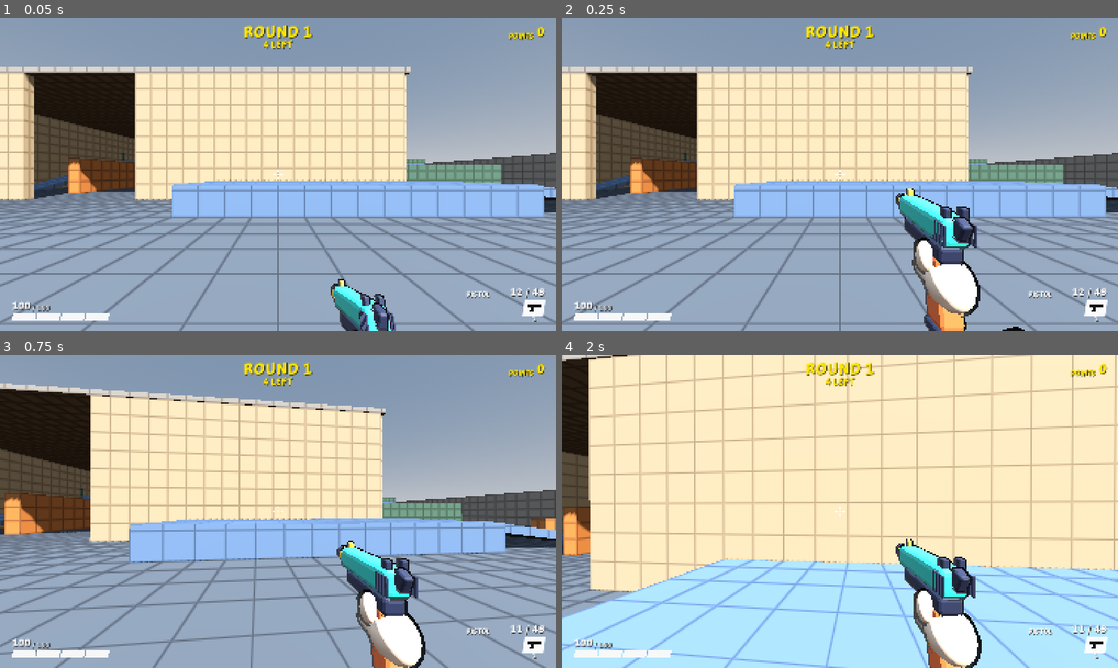
Above: before the commit, frames 1-4 (two rows, left to right).
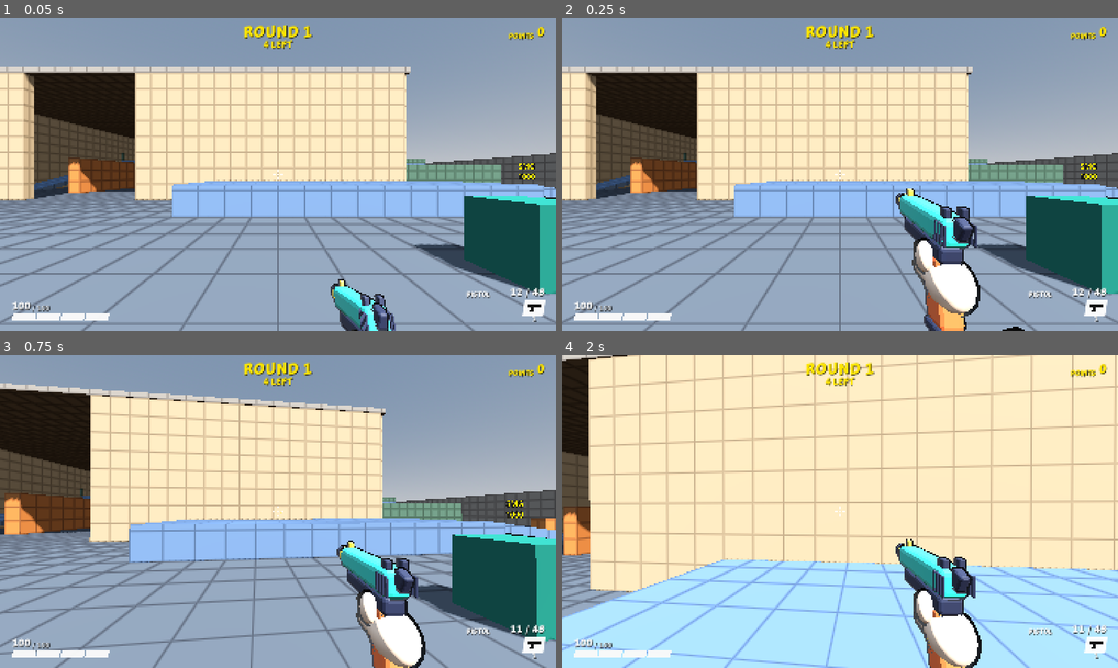
Above: after the commit, the same moments.

Repository: juanakajuan/zombie-survival-fps
Game: Godot game, scene res://levels/compound.tscn
Two runs of this game, one before a commit and one after it. Both use one fixed random seed, a clock stepped at 60 frames per second and the inputs below.
Inputs (mouse positions are in pixels of both pictures, inside the frame that each line leads up to):
- Up to frame 1 (0.05 s): no input
- Up to frame 2 (0.25 s): no input
- Up to frame 3 (0.75 s): tap Enter (restart) at 0.5 s; move the mouse to (305, 511) at 0.52 s; hold W (move_forward) from 0.53 s (still down); hold 1 (weapon_1) from 0.53 s (still down); click (305, 511) at 0.67 s
- Up to frame 4 (2 s): keep holding W (move_forward); tap Space (jump) at 0.77, 1.07, 1.52, 1.82 s; move the mouse to (812, 511) at 1.27 s; release 1 (weapon_1) at 1.28 s; right-click (812, 511) at 1.35 s; tap 1 (weapon_1) at 1.55 s

The runs differ from the first frame. In frame 1, 5.1% of the frame differs, in the area x 73-100%, y 46-89%; in frame 2, 5.1%; in frame 3, 6.1%, in the area x 75-100%, y 46-92%; in frame 4, nothing differs.

Commit message:
feat: sell the SMG and its ammo at a weapon buy station in both levels

Diff:
--- /dev/null
+++ b/economy/smg_item.tres
@@ -0,0 +1,11 @@
+[gd_resource type="Resource" script_class="WeaponItem" format=3]
+
+[ext_resource type="Script" path="res://economy/weapon_item.gd" id="1_item"]
+[ext_resource type="Resource" path="res://weapons/smg.tres" id="2_smg"]
+
+[resource]
+script = ExtResource("1_item")
+weapon = ExtResource("2_smg")
+ammo_cost = 300
+display_name = "SMG"
+cost = 1000
--- /dev/null
+++ b/economy/weapon_crate_material.tres
@@ -0,0 +1,4 @@
+[gd_resource type="StandardMaterial3D" format=3]
+
+[resource]
+albedo_color = Color(0.06, 0.42, 0.36, 1)
--- /dev/null
+++ b/economy/weapon_item.gd
@@ -0,0 +1,27 @@
+class_name WeaponItem
+extends BuyItem
+## Sells a weapon. Once the player holds it, the item sells that weapon's ammo instead.
+
+@export var weapon: WeaponData
+@export_range(0, 100000) var ammo_cost: int = 0
+
+
+func price(player: Player) -> int:
+	return cost if player.weapon_holding(weapon) == null else ammo_cost
+
+
+func label(player: Player) -> String:
+	return display_name if player.weapon_holding(weapon) == null else "%s AMMO" % weapon.display_name
+
+
+func can_apply(player: Player) -> bool:
+	var held := player.weapon_holding(weapon)
+	return held == null or held.reserve < weapon.max_reserve
+
+
+func apply(player: Player) -> void:
+	var held := player.weapon_holding(weapon)
+	if held == null:
+		player.give_weapon(weapon)
+	else:
+		held.refill_reserve()
--- a/levels/compound.tscn
+++ b/levels/compound.tscn
@@ -8,6 +8,8 @@
 [ext_resource type="Script" path="res://levels/level.gd" id="7_level"]
 [ext_resource type="PackedScene" path="res://game_over/game_over.tscn" id="8_game_over"]
 [ext_resource type="PackedScene" path="res://economy/buy_station.tscn" id="9_station"]
+[ext_resource type="Resource" path="res://economy/smg_item.tres" id="10_smg_item"]
+[ext_resource type="Material" path="res://economy/weapon_crate_material.tres" id="11_weapon_crate"]
 
 [sub_resource type="NavigationMesh" id="navigation_mesh"]
 geometry_parsed_geometry_type = 1
@@ -477,3 +479,10 @@
 
 [node name="AmmoStation" parent="." instance=ExtResource("9_station")]
 position = Vector3(8, 0, 16)
+
+[node name="WeaponStation" parent="." instance=ExtResource("9_station")]
+position = Vector3(8, 0, 13)
+item = ExtResource("10_smg_item")
+
+[node name="MeshInstance3D" parent="WeaponStation" index="0"]
+surface_material_override/0 = ExtResource("11_weapon_crate")
--- a/levels/test_range.tscn
+++ b/levels/test_range.tscn
@@ -9,6 +9,8 @@
 [ext_resource type="Script" path="res://levels/level.gd" id="7_level"]
 [ext_resource type="PackedScene" path="res://game_over/game_over.tscn" id="8_game_over"]
 [ext_resource type="PackedScene" path="res://economy/buy_station.tscn" id="9_station"]
+[ext_resource type="Resource" path="res://economy/smg_item.tres" id="10_smg_item"]
+[ext_resource type="Material" path="res://economy/weapon_crate_material.tres" id="11_weapon_crate"]
 
 [sub_resource type="NavigationMesh" id="navigation_mesh"]
 geometry_parsed_geometry_type = 1
@@ -170,3 +172,10 @@
 
 [node name="AmmoStation" parent="." instance=ExtResource("9_station")]
 position = Vector3(4, 0, 6)
+
+[node name="WeaponStation" parent="." instance=ExtResource("9_station")]
+position = Vector3(4, 0, 3)
+item = ExtResource("10_smg_item")
+
+[node name="MeshInstance3D" parent="WeaponStation" index="0"]
+surface_material_override/0 = ExtResource("11_weapon_crate")
--- /dev/null
+++ b/tests/economy/test_weapon_item.gd
@@ -0,0 +1,66 @@
+extends TestCase
+
+const SMG_ITEM: WeaponItem = preload("res://economy/smg_item.tres")
+
+
+func test_buying_the_weapon_charges_the_cost_and_equips_it() -> void:
+	var player := await spawn_player()
+	var station := _smg_station()
+	player.wallet.add(SMG_ITEM.cost + 5)
+	assert_eq(station.prompt_text(player), "E  BUY SMG  %d" % SMG_ITEM.cost, "prompt before the purchase")
+	assert_true(station.buy(player), "the purchase works")
+	assert_eq(player.wallet.points, 5, "the cost was spent")
+	assert_eq(player.weapon.data, SMG_ITEM.weapon, "the SMG is in hand")
+	assert_eq(player.hud.readout().weapon_name, "SMG", "HUD name")
+
+
+func test_too_few_points_buy_no_weapon() -> void:
+	var player := await spawn_player()
+	var station := _smg_station()
+	player.wallet.add(SMG_ITEM.cost - 1)
+	assert_true(not station.buy(player), "the purchase fails")
+	assert_eq(player.weapons.size(), 1, "no weapon was added")
+	assert_eq(player.wallet.points, SMG_ITEM.cost - 1, "no points spent")
+
+
+func test_a_second_purchase_sells_ammo_for_the_ammo_cost() -> void:
+	var player := await spawn_player()
+	var station := _smg_station()
+	player.wallet.add(SMG_ITEM.cost + SMG_ITEM.ammo_cost)
+	station.buy(player)
+	var smg := player.weapon
+	smg.reserve = 10
+	assert_eq(station.prompt_text(player), "E  BUY SMG AMMO  %d" % SMG_ITEM.ammo_cost, "prompt once the SMG is held")
+	assert_true(station.buy(player), "the ammo purchase works")
+	assert_eq(player.wallet.points, 0, "the ammo cost was spent")
+	assert_eq(smg.reserve, SMG_ITEM.weapon.max_reserve, "the SMG reserve is full")
+	assert_eq(player.weapons.size(), 2, "no second SMG")
+
+
+func test_ammo_goes_to_the_smg_when_the_pistol_is_in_hand() -> void:
+	var player := await spawn_player()
+	var station := _smg_station()
+	player.wallet.add(SMG_ITEM.cost + SMG_ITEM.ammo_cost)
+	station.buy(player)
+	var smg := player.weapon
+	smg.reserve = 0
+	press_action(&"weapon_1")
+	var pistol_reserve := player.weapon.reserve
+	assert_true(station.buy(player), "the ammo purchase works")
+	assert_eq(smg.reserve, SMG_ITEM.weapon.max_reserve, "the SMG reserve is full")
+	assert_eq(player.weapon.reserve, pistol_reserve, "the pistol reserve is unchanged")
+
+
+func test_a_full_smg_reserve_charges_nothing() -> void:
+	var player := await spawn_player()
+	var station := _smg_station()
+	player.wallet.add(SMG_ITEM.cost + SMG_ITEM.ammo_cost)
+	station.buy(player)
+	assert_true(not station.buy(player), "nothing to buy")
+	assert_eq(player.wallet.points, SMG_ITEM.ammo_cost, "no points spent")
+
+
+func _smg_station() -> BuyStation:
+	var station := spawn_station(Vector3(0.0, 0.0, -2.0))
+	station.item = SMG_ITEM
+	return station
--- a/tests/levels/test_compound.gd
+++ b/tests/levels/test_compound.gd
@@ -31,14 +31,13 @@
 	await run_seconds(5.0)
 
 
-func test_the_level_has_a_buy_station_that_sells_ammo_near_the_player_start() -> void:
+func test_the_level_has_an_ammo_station_and_a_weapon_station_near_the_player_start() -> void:
 	var level := await spawn_level(null, COMPOUND_SCENE)
-	var stations := stations_in(level)
-	assert_eq(stations.size(), 1, "one buy station")
-	if stations.size() == 1:
-		assert_true(stations[0].item is AmmoItem, "it sells ammo")
-		var player := level.get_node("Player") as Player
-		assert_true(stations[0].global_position.distance_to(player.global_position) < 10.0, "it is in the yard near the start")
+	var player := level.get_node("Player") as Player
+	assert_true(sells(level, AmmoItem), "an ammo station")
+	assert_true(sells_weapon(level, "SMG"), "a weapon station that sells the SMG")
+	for station: BuyStation in stations_in(level):
+		assert_true(station.global_position.distance_to(player.global_position) < 10.0, "%s is in the yard near the start" % station.name)
 
 
 func _assert_walks_up_the_ramp_from(foot: Vector3, floor_name: String) -> void:
--- a/tests/levels/test_test_range.gd
+++ b/tests/levels/test_test_range.gd
@@ -28,8 +28,7 @@
 	return Vector2(closest.x - at.x, closest.z - at.z).length()
 
 
-func test_the_level_has_a_buy_station_that_sells_ammo() -> void:
+func test_the_level_has_an_ammo_station_and_a_weapon_station_that_sells_the_smg() -> void:
 	var level := await spawn_level()
-	var stations := stations_in(level)
-	assert_eq(stations.size(), 1, "one buy station")
-	assert_true(stations.size() == 1 and stations[0].item is AmmoItem, "it sells ammo")
+	assert_true(sells(level, AmmoItem), "an ammo station")
+	assert_true(sells_weapon(level, "SMG"), "a weapon station that sells the SMG")
--- a/tests/test_case.gd
+++ b/tests/test_case.gd
@@ -100,6 +100,23 @@
 	return found
 
 
+## Whether a buy station of the level sells an item of this class.
+func sells(level: Level, item_class: GDScript) -> bool:
+	for station: BuyStation in stations_in(level):
+		if is_instance_of(station.item, item_class):
+			return true
+	return false
+
+
+## Whether a buy station of the level sells the weapon with this display name.
+func sells_weapon(level: Level, weapon_name: String) -> bool:
+	for station: BuyStation in stations_in(level):
+		var item := station.item as WeaponItem
+		if item != null and item.weapon.display_name == weapon_name:
+			return true
+	return false
+
+
 ## Turns the player's view to `point` with one mouse motion.
 func look_at_point(player: Player, point: Vector3) -> void:
 	player.look(player.mouse_delta_to(point))
Not shown, added: economy/weapon_item.gd.uid
Not shown, added: tests/economy/test_weapon_item.gd.uid
